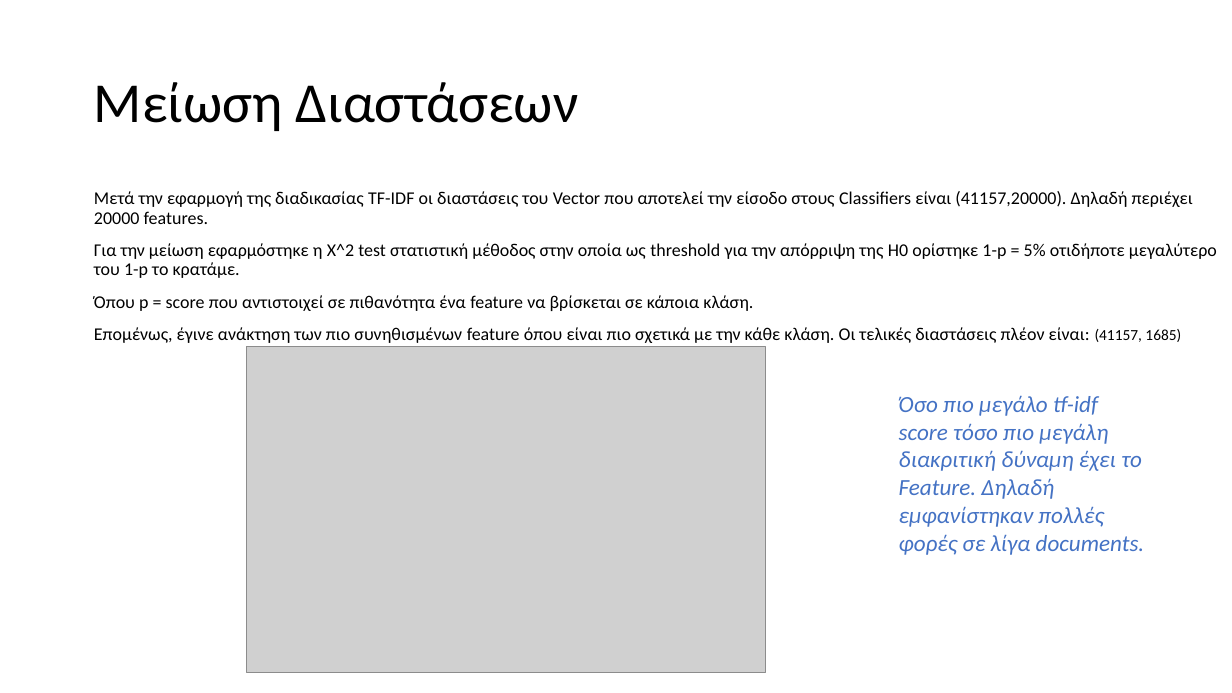
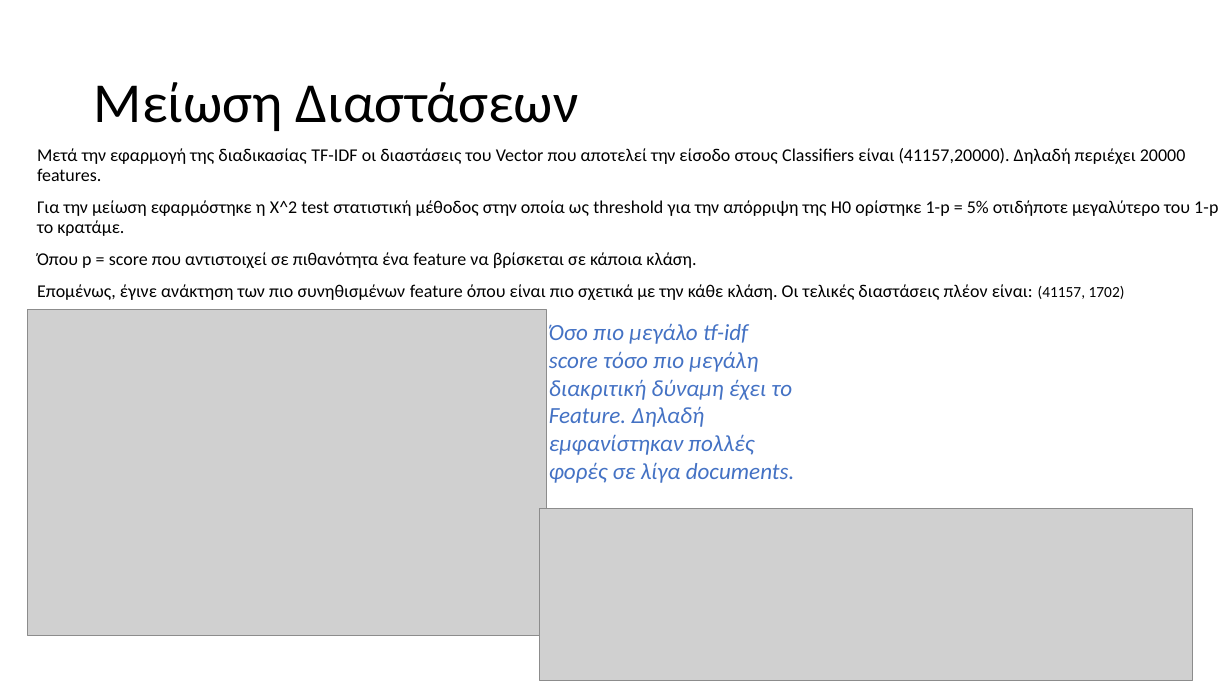
Before and after one commit to icsd13152/Sentiment_Analysis_Covid19, a slide deck: slide 4 of Presentation.pptx. Drawn at 1232x693 pixels with LibreOffice and Linux fonts; fonts in the diff are those of the drawing; grey boxes stand for pictures. Boxes give left, top, right and bottom in pixels: in the first picture for what was removed or moved away, otherwise in the second. Text is boxed around its words. In the diff, an @@ line names an element or a change of style, - is before the commit and + after.

```diff
--- a/Presentation.pptx
+++ b/Presentation.pptx
@@ text "Μετά την εφαρμογή της διαδικασίας ...": place and size @@
-text "Μετά την εφαρμογή της διαδικασίας ..." at [94, 191, 1217, 343]
+text "Μετά την εφαρμογή της διαδικασίας ..." at [37, 148, 1218, 300]
@@ text at [37, 284, 1125, 300]: text changed @@
-Επομένως, έγινε ανάκτηση των πιο συνηθισμένων feature όπου είναι πιο σχετικά με την κάθε κλάση. Οι τελικές διαστάσεις πλέον είναι: (41157, 1685)
+Επομένως, έγινε ανάκτηση των πιο συνηθισμένων feature όπου είναι πιο σχετικά με την κάθε κλάση. Οι τελικές διαστάσεις πλέον είναι: (41157, 1702)
@@ picture: place and size @@
-picture at [247, 347, 765, 672]
+picture at [28, 310, 546, 635]
@@ text "Όσο πιο μεγάλο tf-idf score ...": place and size @@
-text "Όσο πιο μεγάλο tf-idf score ..." at [899, 395, 1145, 555]
+text "Όσο πιο μεγάλο tf-idf score ..." at [549, 324, 795, 483]
@@ picture added at [540, 508, 1193, 680] @@
```
Also in this commit, not shown: 2 other slides changed, 6 slides added, 2 slides removed, 7 other files.
